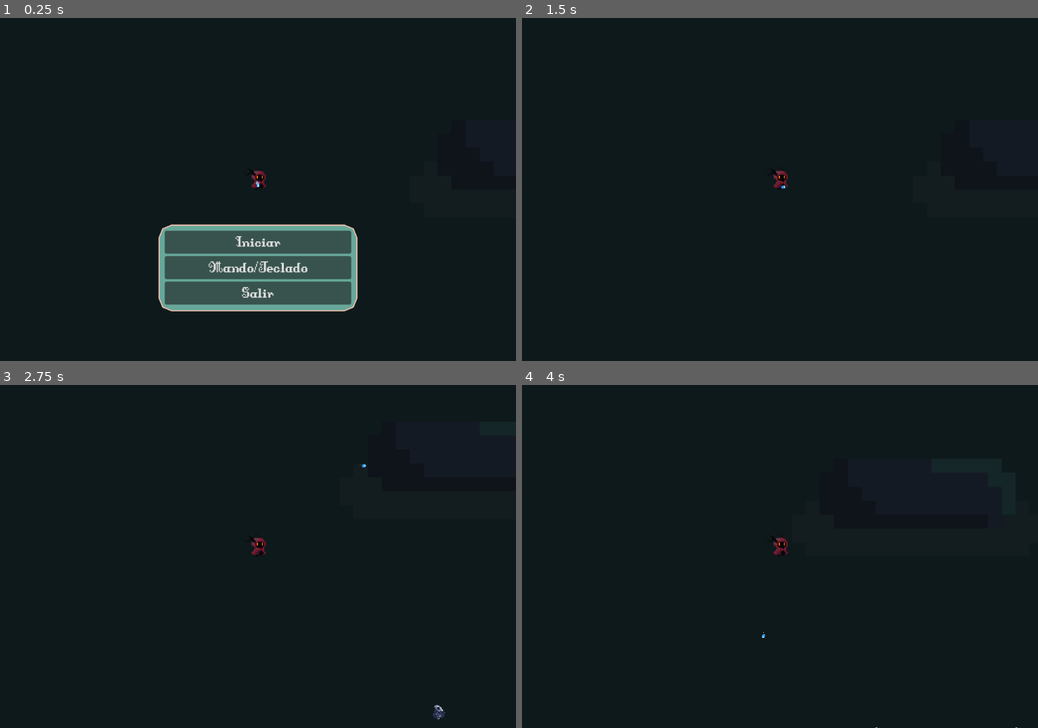
Above: before the commit, frames 1-4 (two rows, left to right).
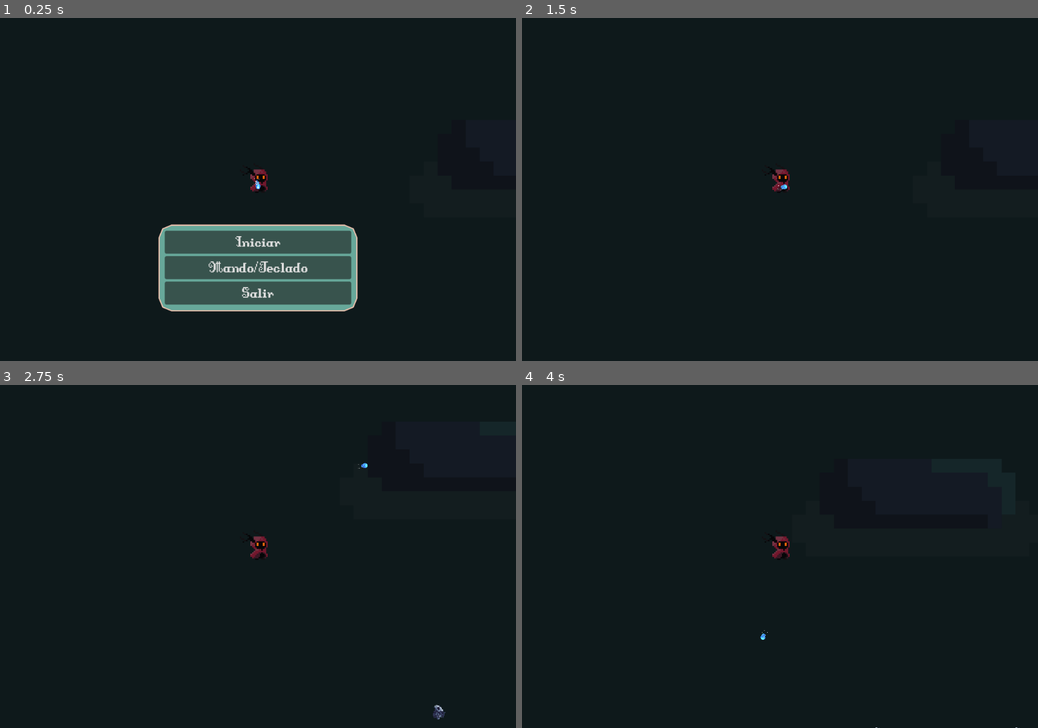
Above: after the commit, the same moments.

Repository: francogarcino/ipv-boss-2024-s2
Game: Godot game, scene res://src/Main.tscn
The game is run twice, just before and just after one commit, with the same random seed, the same clock (stepped at 60 frames per second) and the same inputs.
Inputs (mouse positions are in pixels of both pictures, inside the frame that each line leads up to):
- Up to frame 1 (0.25 s): no input
- Up to frame 2 (1.5 s): click "Iniciar" at 0.5 s; tap Enter at 1.25 s; move the mouse to (893, 172) at 1.27 s; hold Right (move_right) from 1.28 s (still down); click (893, 172) at 1.35 s
- Up to frame 3 (2.75 s): tap Space at 2 s; move the mouse to (154, 573) at 2.02 s; release Right (move_right) at 2.03 s; hold Down (move_down) from 2.03 s (still down); click (154, 573) at 2.1 s
- Up to frame 4 (4 s): move the mouse to (831, 481) at 2.77 s; release Down (move_down) at 2.78 s; hold Right (move_right) 2.78-3.53 s; click (831, 481) at 2.85 s; move the mouse to (754, 625) at 3.52 s; hold Up (move_up) from 3.53 s (still down); click (754, 625) at 3.6 s

The runs differ from the first frame. In frame 1, 0.1% of the frame differs, in the area x 48-52%, y 44-51%; in frame 2, 0.1%; in frame 3, 0.1%; in frame 4, 0.1%, in the area x 46-52%, y 44-75%.

Commit message:
Se modifica el tamaño del medium y el angel (mas grandes)

Diff:
--- a/src/entities/player/AngelAttack.tscn
+++ b/src/entities/player/AngelAttack.tscn
@@ -4,7 +4,7 @@
 [ext_resource type="Texture2D" uid="uid://c7cm7hl41syir" path="res://assets/textures/player/angel_projectile.png" id="2_162k4"]
 
 [sub_resource type="CircleShape2D" id="CircleShape2D_eepiv"]
-radius = 5.0
+radius = 6.0
 
 [node name="AngelProjectile" type="Node2D"]
 script = ExtResource("1_vyqk3")
@@ -21,7 +21,7 @@
 shape = SubResource("CircleShape2D_eepiv")
 
 [node name="Body" type="Sprite2D" parent="."]
-scale = Vector2(0.2, 0.2)
+scale = Vector2(0.3, 0.3)
 texture = ExtResource("2_162k4")
 
 [connection signal="timeout" from="AttackTimer" to="." method="_on_attack_timer_timeout"]
--- a/src/entities/player/LinkedAngel.tscn
+++ b/src/entities/player/LinkedAngel.tscn
@@ -11,7 +11,7 @@
 [node name="Body" type="Sprite2D" parent="."]
 position = Vector2(-1.06581e-14, -10)
 rotation = -1.5708
-scale = Vector2(0.3, 0.3)
+scale = Vector2(0.45, 0.45)
 texture = ExtResource("1_c6840")
 
 [connection signal="child_exiting_tree" from="." to="." method="_on_child_exiting_tree"]
--- a/src/entities/player/Player.tscn
+++ b/src/entities/player/Player.tscn
@@ -21,7 +21,7 @@
 
 [node name="Body" type="Sprite2D" parent="BodyPivot"]
 position = Vector2(-2, -22)
-scale = Vector2(2, 2)
+scale = Vector2(2.5, 2.5)
 texture = ExtResource("2_ul2xl")
 hframes = 9
 vframes = 5
